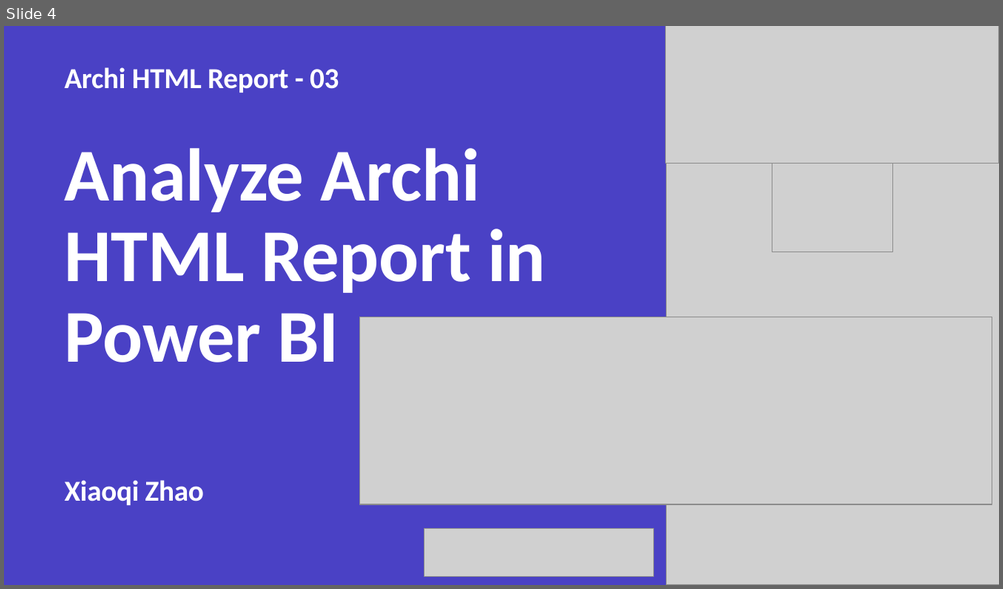
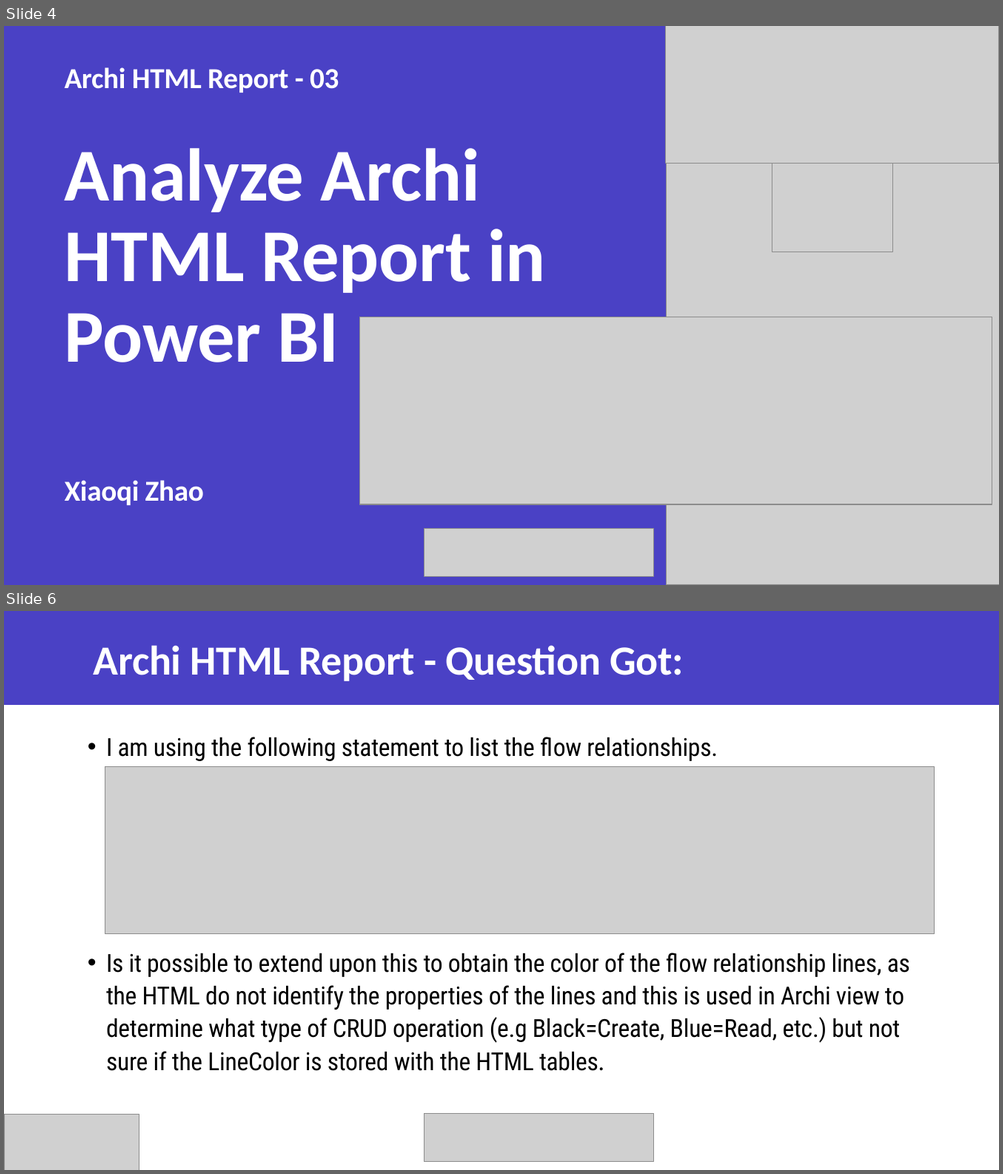
Before and after one commit to yasenstar/EA, a slide deck: architool/Using-Archi.pptx. Shown one above the other, each under a label of ours: slide 4 before the commit, slides 4 and 6 after it; the slides between them are not shown. The pictures are 1003x589 and 1003x1174 pixels, drawn with LibreOffice and Linux fonts; fonts in the diff are those of the drawing; grey boxes stand for pictures. Boxes give left, top, right and bottom in pixels: in the first picture for what was removed or moved away, otherwise in the second. Text is boxed around its words. In the diff, an @@ line names an element or a change of style, - is before the commit and + after.

Commit message:
add Archi HTML Report ERD

```diff
--- a/architool/Using-Archi.pptx
+++ b/architool/Using-Archi.pptx
@@ slide 6 added at (4, 611, 999, 1170), background #FFFFFF @@
@@ rectangle added at (4, 611, 999, 705), fill #4A41C5 @@
@@ title added at (94, 645, 683, 681), 40 pt, text #FFFFFF, bold @@
+Archi HTML Report - Question Got:
@@ text added at (106, 737, 910, 1071), 24 pt, text #000000 @@
+• I am using the following statement to list the flow relationships.
+• Is it possible to extend upon this to obtain the color of the flow relationship lines, as the HTML do not identify the properties of the lines and this is used in Archi view to determine what type of CRUD operation (e.g Black=Create, Blue=Read, etc.) but not sure if the LineColor is stored with the HTML tables.
@@ picture added at (105, 767, 934, 934) @@
@@ picture added at (4, 1115, 139, 1170) @@
@@ picture added at (424, 1114, 653, 1162) @@
```
Also in this commit, not shown: 2 other slides added, 1 other file.
